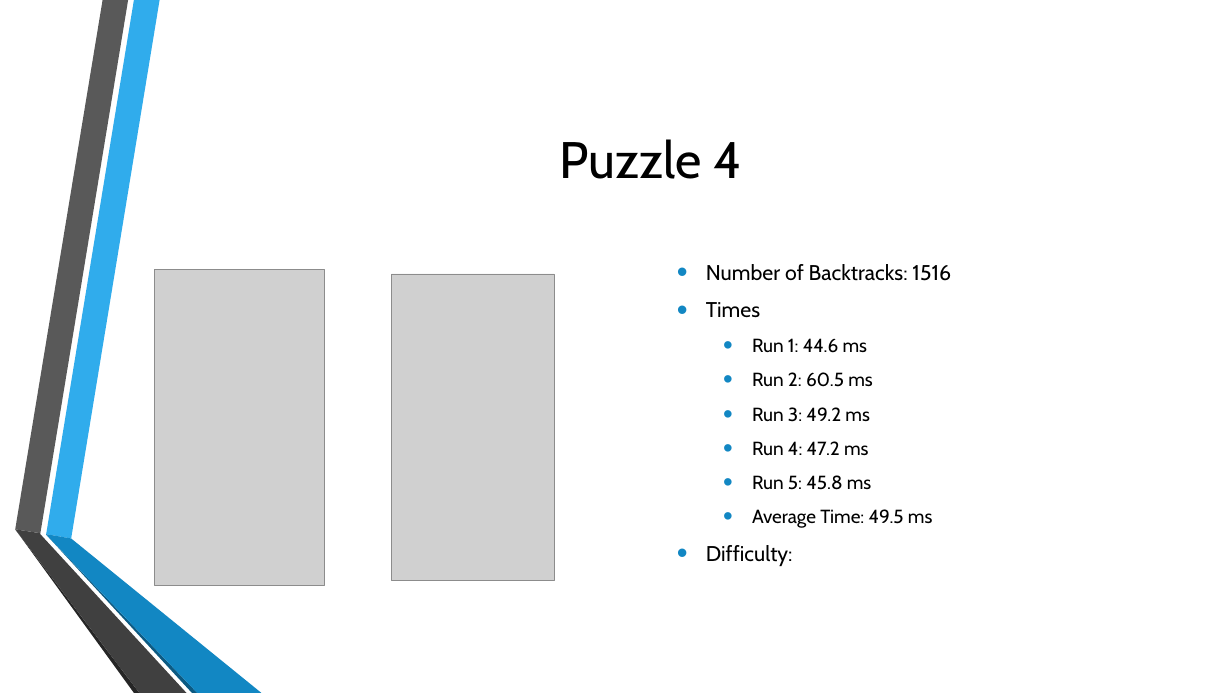
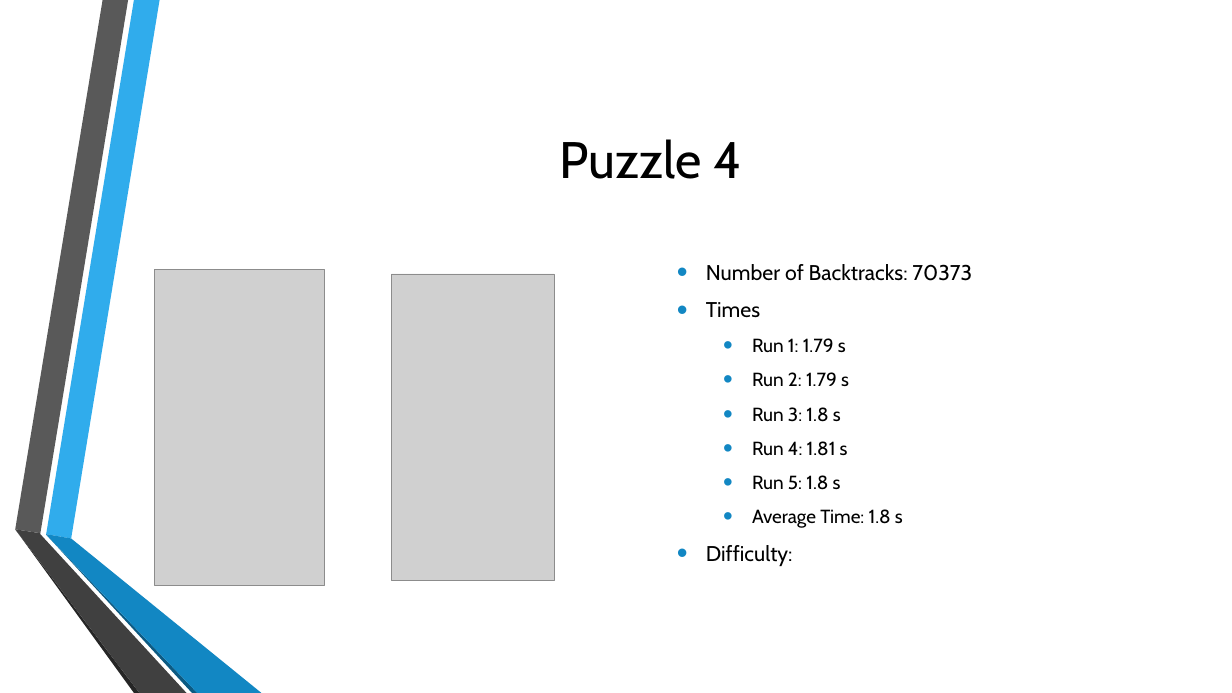
Before and after one commit to BionicScout/LTU-AI-Group_Project, a slide deck: slide 15 of AI TermProject Presentation.pptx. Drawn at 1232x693 pixels with LibreOffice and Linux fonts; fonts in the diff are those of the drawing; grey boxes stand for pictures; background and template pictures are left out. Boxes give left, top, right and bottom in pixels: in the first picture for what was removed or moved away, otherwise in the second. Text is boxed around its words. In the diff, an @@ line names an element or a change of style, - is before the commit and + after.

```diff
--- a/AI TermProject Presentation.pptx
+++ b/AI TermProject Presentation.pptx
@@ text at (706, 264, 972, 281): text changed @@
-• Number of Backtracks: 1516
+• Number of Backtracks: 70373
@@ text at (752, 338, 903, 528): text changed @@
-  • Run 1: 44.6 ms
-  • Run 2: 60.5 ms
-  • Run 3: 49.2 ms
-  • Run 4: 47.2 ms
-  • Run 5: 45.8 ms
-  • Average Time: 49.5 ms
+  • Run 1: 1.79 s
+  • Run 2: 1.79 s
+  • Run 3: 1.8 s
+  • Run 4: 1.81 s
+  • Run 5: 1.8 s
+  • Average Time: 1.8 s
```
Also in this commit, not shown: 3 other slides changed, 1 other file.
